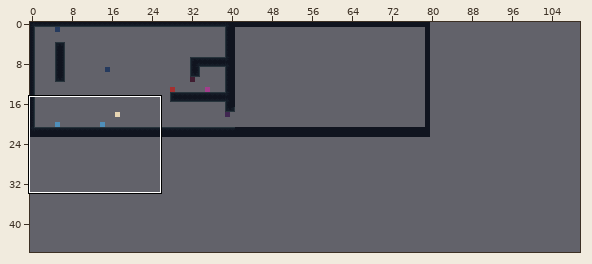
Tiled map, stored at assets/levels.tmx. Above: a wide view before the commit, with the close-up outlined.
Close-up. Before the commit:
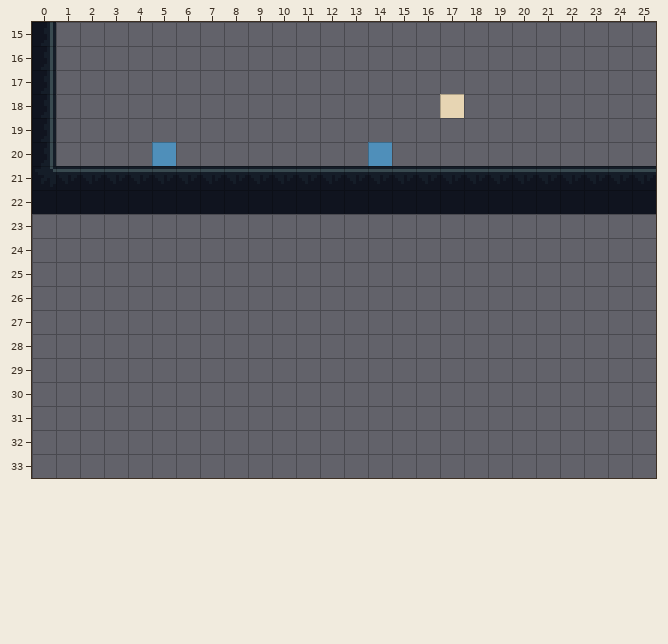
Cells are 8x8 px. Shown: x 0..25, y 15..33. The commit also changed other parts of the map, which this record leaves out. The old version is drawn lined up with the new one.
And afterwards:
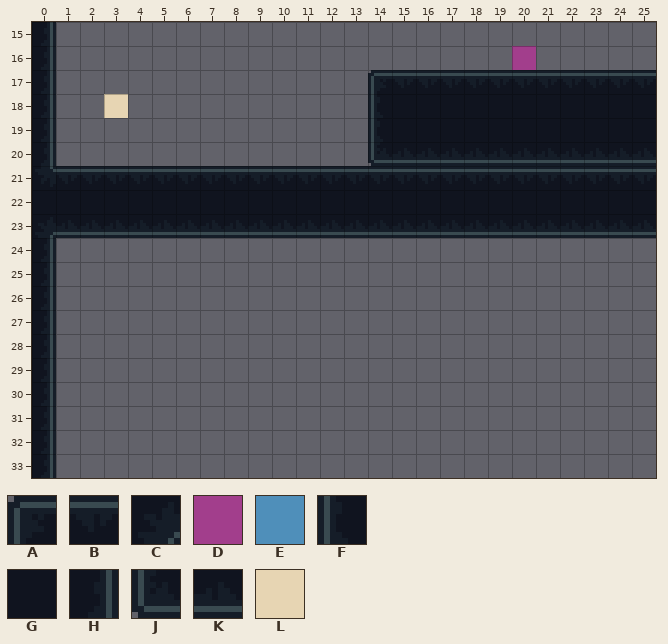
Key: from "tilesetNew": A 0, B 1, C 3, D 5, E 7, F 8, G 9, H 10, J 16, K 17, L 21.
_ is an empty cell.
Objects are placed by their top-left corner, in cells (3,4 is the top-left corner of cell 3,4); size is 1x1 cell unless given.
The exact change:
map size 100x100 -> 200x50 cells
Layer "ground":
Tile A is added in row 17 at x 14.
Tile B is added in row 17 at x 15 to 25.
Tile C is added in row 23 at x 0.
Tile F is added in rows 18 to 19 at x 14.
Tile G is added in rows 18 to 19 at x 15 to 25.
Tile H is added in rows 24 to 33 at x 0.
Tile J is added in row 20 at x 14.
Tile K is added in row 20 at x 15 to 25; in row 23 at x 1 to 25.
Layer "interactables":
Object L at 17,18 becomes L at 3,18.
A new object: D at 20,16.
Object E at 5,20 is removed.
Object E at 14,20 is removed.
Pixel boxes of the changes (left, top, right, bottom) in both close-ups:
changed: (368, 46, 656, 166)
new place: (104, 94, 128, 118)
removed: (152, 142, 176, 166)
added: (32, 214, 656, 478)
